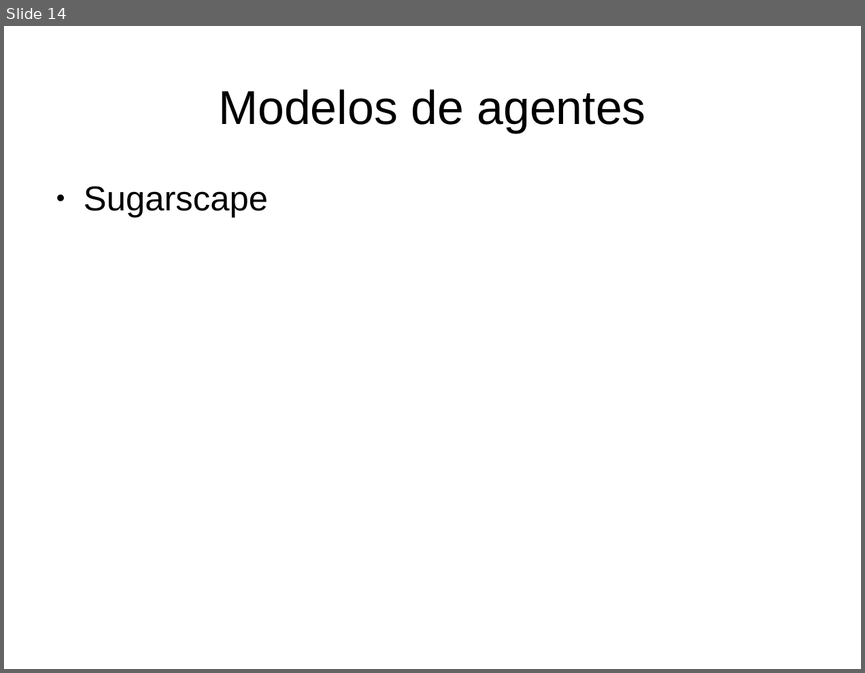
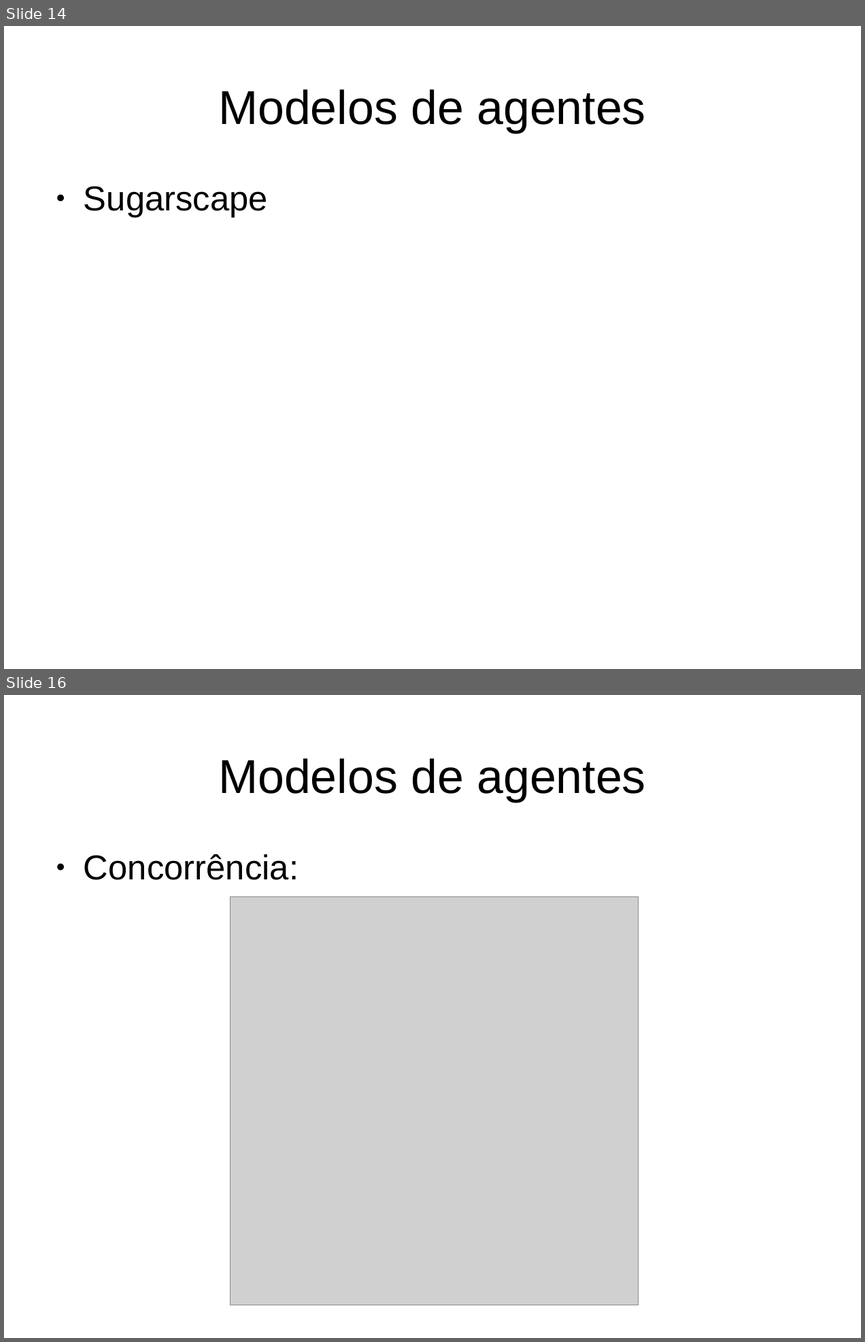
Before and after one commit to alexbprr/agent_modelling, a slide deck: Apresentacao_Marluvas/Marluvas_apresentacao_v2.odp. Shown one above the other, each under a label of ours: slide 14 before the commit, slides 14 and 16 after it; the slides between them are not shown. The pictures are 865x673 and 865x1342 pixels, drawn with LibreOffice and Linux fonts; fonts in the diff are those of the drawing; grey boxes stand for pictures. Boxes give left, top, right and bottom in pixels: in the first picture for what was removed or moved away, otherwise in the second. Text is boxed around its words. In the diff, an @@ line names an element or a change of style, - is before the commit and + after.

```diff
--- a/Apresentacao_Marluvas/Marluvas_apresentacao_v2.odp
+++ b/Apresentacao_Marluvas/Marluvas_apresentacao_v2.odp
@@ slide 16 added at <box>4,695,861,1338</box>, background #FFFFFF @@
@@ title added at <box>218,758,645,802</box>, 44 pt, text #000000 @@
+Modelos de agentes
@@ text added at <box>84,854,298,880</box>, 32 pt, text #000000 @@
+● Concorrência:
@@ picture added at <box>230,896,638,1304</box> @@
```
Also in this commit, not shown: 1 slide changed, 2 other slides added.
